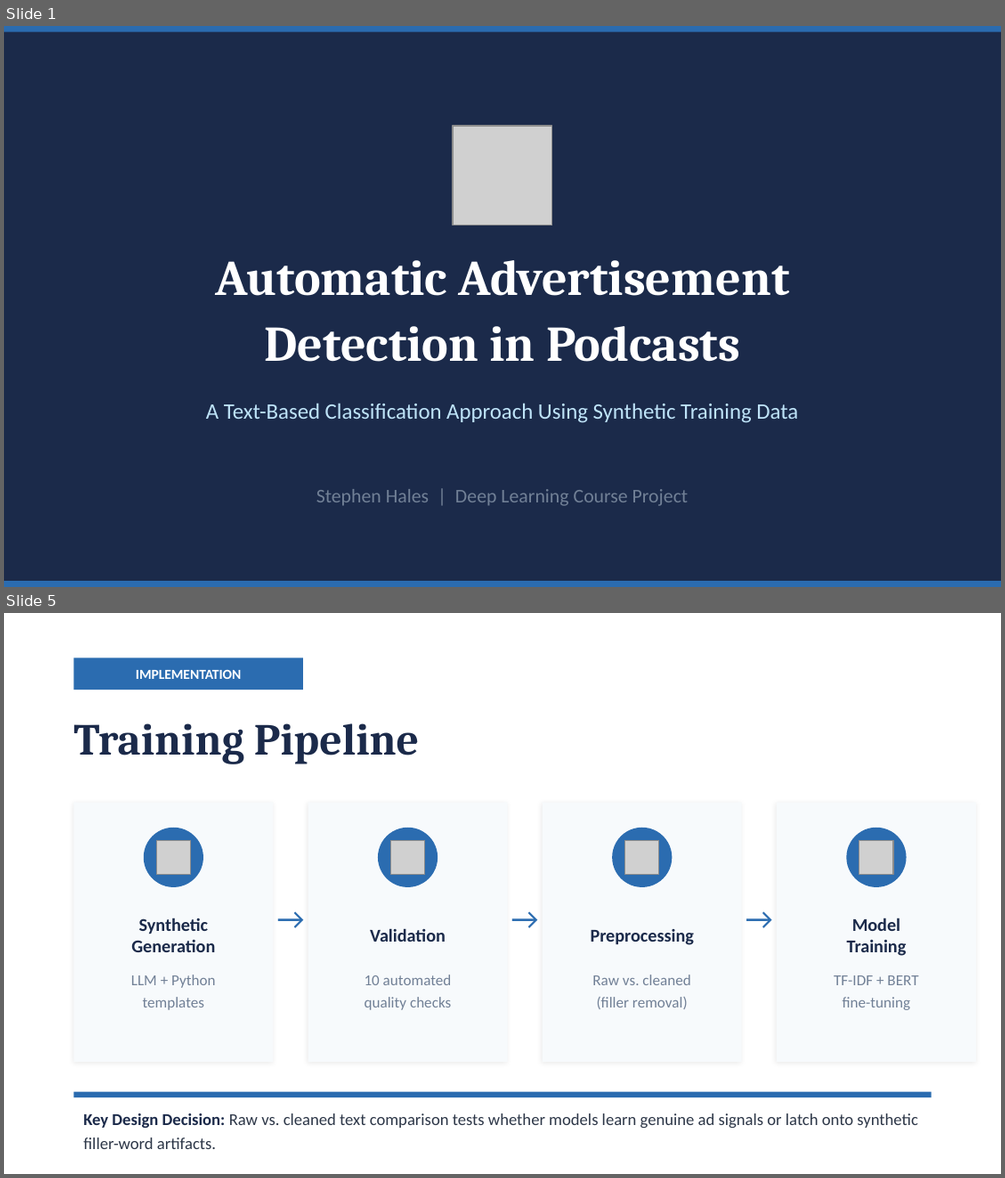
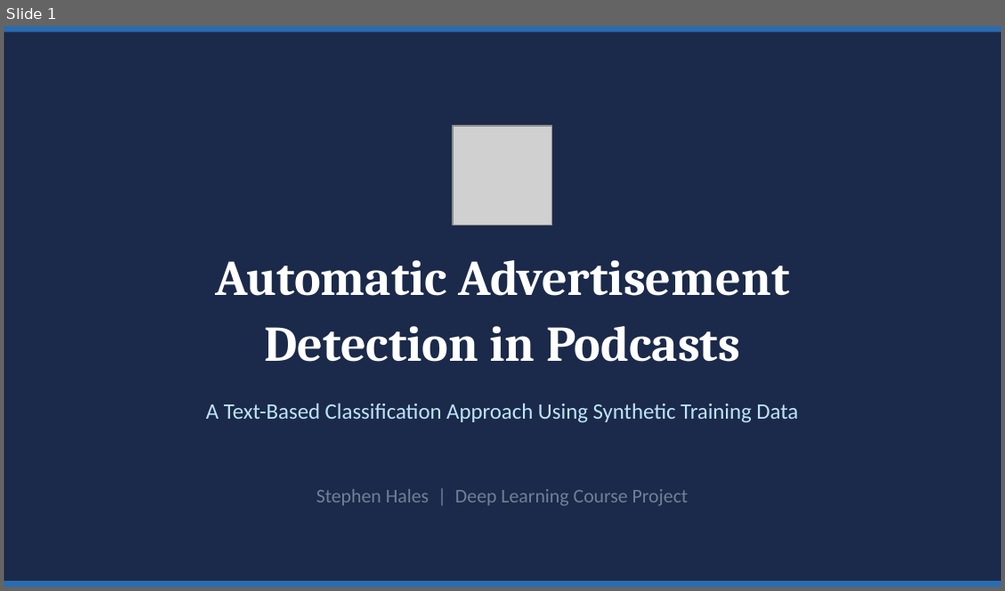
Before and after one commit to zhales05/cs-6480, a slide deck: project/podcast_ad_detection.pptx. Shown one above the other, each under a label of ours: slides 1 and 5 before the commit, slide 1 after it; the slides between them are not shown. The pictures are 1005x1178 and 1005x591 pixels, drawn with LibreOffice and Linux fonts; fonts in the diff are those of the drawing; grey boxes stand for pictures. Boxes give left, top, right and bottom in pixels: in the first picture for what was removed or moved away, otherwise in the second. Text is boxed around its words. In the diff, an @@ line names an element or a change of style, - is before the commit and + after.

```diff
--- a/project/podcast_ad_detection.pptx
+++ b/project/podcast_ad_detection.pptx
@@ slide 5 removed at [4,613,1001,1174], background #FFFFFF @@
@@ rectangle removed at [73,657,303,690] @@
@@ text removed at [136,670,241,679] @@
-IMPLEMENTATION
@@ text removed at [73,723,419,764] @@
-Training Pipeline
@@ rectangle removed at [73,803,273,1062] @@
@@ rectangle removed at [308,803,508,1062] @@
@@ rectangle removed at [542,803,742,1062] @@
@@ rectangle removed at [777,803,976,1062] @@
@@ ellipse removed at [144,827,203,887] @@
@@ picture removed at [156,840,190,874] @@
@@ ellipse removed at [378,827,437,887] @@
@@ picture removed at [391,840,425,874] @@
@@ ellipse removed at [612,827,672,887] @@
@@ picture removed at [625,840,659,874] @@
@@ ellipse removed at [846,827,906,887] @@
@@ picture removed at [859,840,893,874] @@
@@ text removed at [273,892,308,942] @@
-→
@@ text removed at [508,892,542,942] @@
-→
@@ text removed at [742,892,777,942] @@
-→
@@ text removed at [131,917,215,952] @@
-Synthetic
-Generation
@@ text removed at [370,928,445,941] @@
-Validation
@@ text removed at [591,929,694,945] @@
-Preprocessing
@@ text removed at [847,917,906,956] @@
-Model
-Training
@@ text removed at [131,974,216,1010] @@
-LLM + Python
-templates
@@ text removed at [364,974,452,1010] @@
-10 automated
-quality checks
@@ text removed at [592,974,690,1009] @@
-Raw vs. cleaned
-(filler removal)
@@ text removed at [833,975,918,1010] @@
-TF-IDF + BERT
-fine-tuning
@@ rectangle removed at [73,1092,931,1097] @@
@@ text removed at [83,1113,917,1149] @@
-Key Design Decision: Raw vs. cleaned text comparison tests whether models learn genuine ad signals or latch onto synthetic filler-word artifacts.
```
Also in this commit, not shown: 7 slides added, 7 other slides removed, 4 other files.
